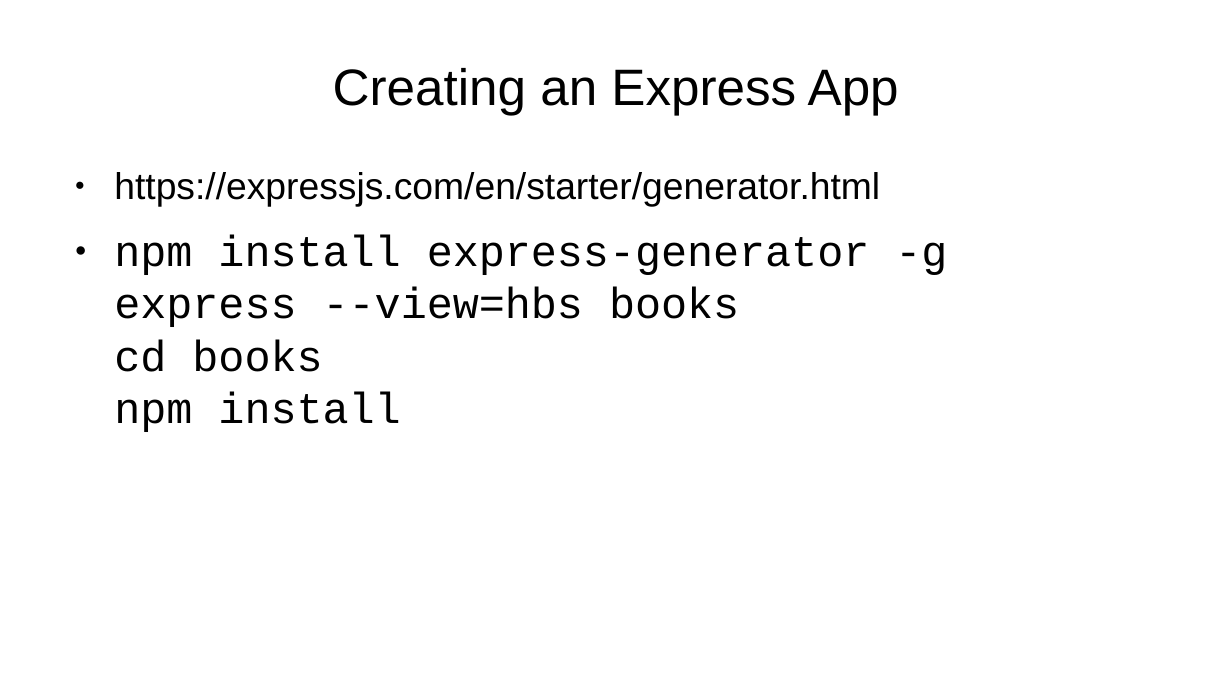
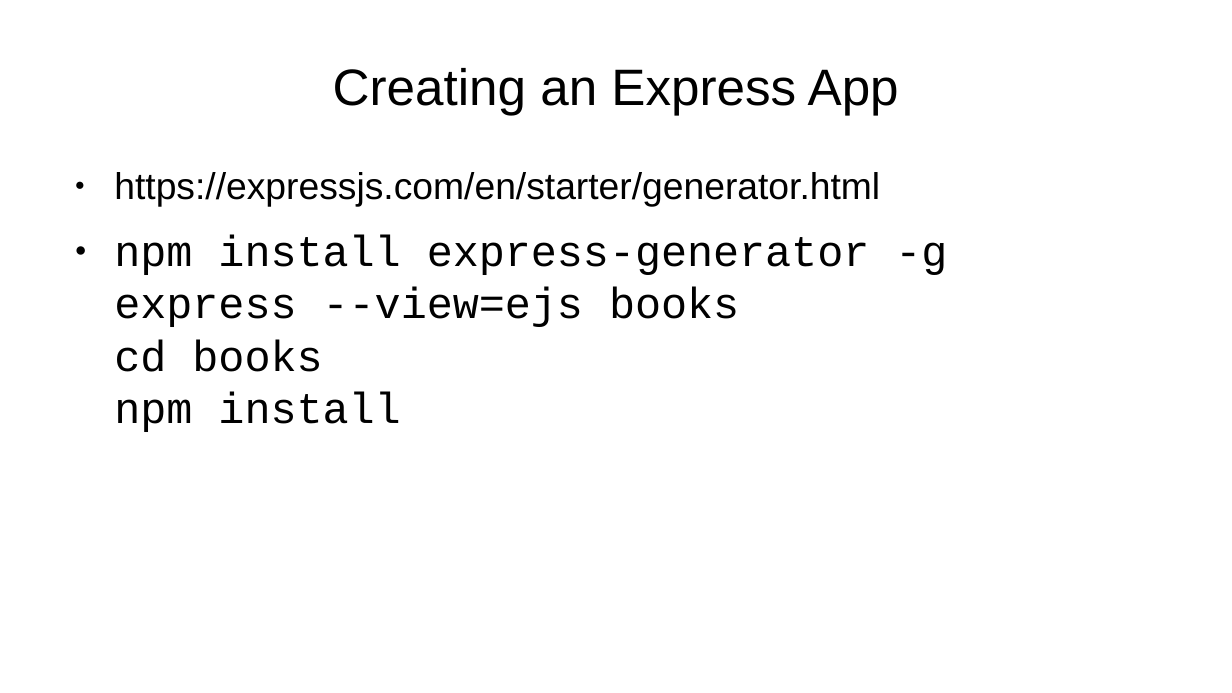
Before and after one commit to jdeisenberg/csclub_example, a slide deck: slide 2 of express_and_mongo.odp. Drawn at 1232x693 pixels with LibreOffice and Linux fonts; fonts in the diff are those of the drawing. Boxes give left, top, right and bottom in pixels: in the first picture for what was removed or moved away, otherwise in the second. Text is boxed around its words. In the diff, an @@ line names an element or a change of style, - is before the commit and + after.

```diff
--- a/express_and_mongo.odp
+++ b/express_and_mongo.odp
@@ text at <box>114,235,947,432</box>: text changed @@
-● npm install express-generator -g
-  express --view=hbs books
-  cd books
-  npm install
+● npm install express-generator -g
+  express --view=ejs books
+  cd books
+  npm install
```
Also in this commit, not shown: 4 other slides changed, 1 other file.
